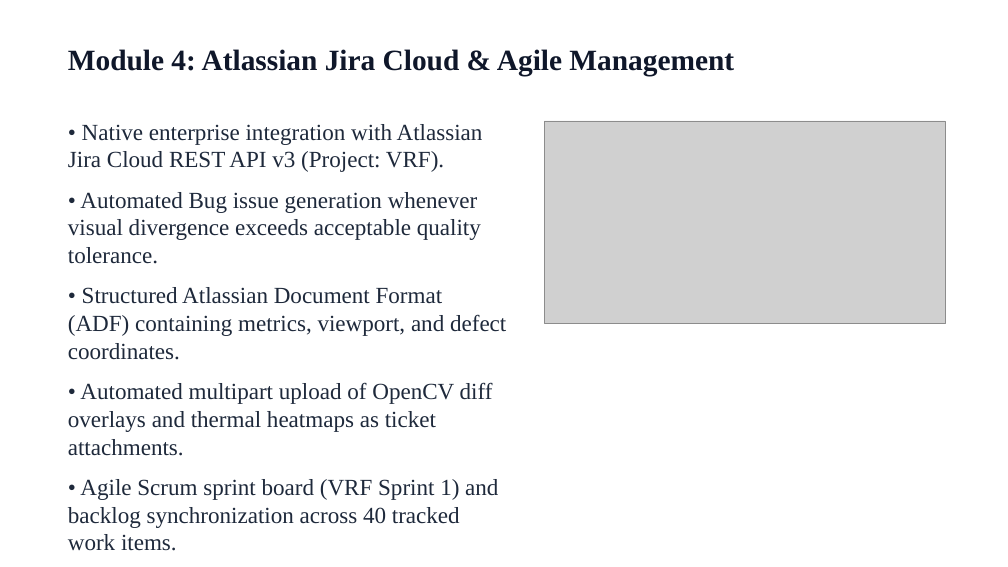
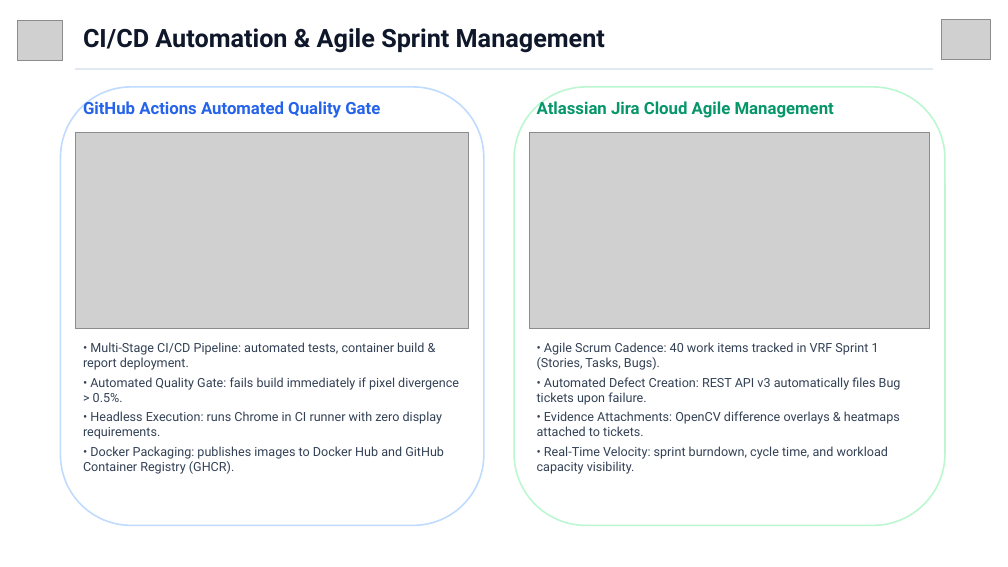
Before and after one commit to 192425155KVijayBhsakarReddy/Visual-Regression-Testing-Framework, a slide deck: slide 12 of Visual_Regression_Testing_Presentation.pptx. Drawn at 1008x567 pixels with LibreOffice and Linux fonts; fonts in the diff are those of the drawing; grey boxes stand for pictures. Boxes give left, top, right and bottom in pixels: in the first picture for what was removed or moved away, otherwise in the second. Text is boxed around its words. In the diff, an @@ line names an element or a change of style, - is before the commit and + after.

Commit message:
docs(presentation): combine 3 modules from SIMATS reference template with CI/CD benchmarks and Jira defect management into final 15-slide presentation

```diff
--- a/Visual_Regression_Testing_Presentation.pptx
+++ b/Visual_Regression_Testing_Presentation.pptx
@@ picture added at box(17, 20, 63, 60) @@
@@ text added at box(83, 28, 605, 53), 24 pt, text #0F172A, bold @@
+CI/CD Automation & Agile Sprint Management
@@ picture added at box(941, 20, 991, 60) @@
@@ rounded rectangle added at box(60, 87, 484, 526), fill #FFFFFF, outline #BFDBFE 1.5 pt @@
@@ rectangle added at box(76, 68, 932, 70), fill #E2E8F0, outline #E2E8F0 0.5 pt @@
@@ rounded rectangle added at box(514, 87, 945, 526), fill #FFFFFF, outline #BBF7D0 1.5 pt @@
@@ text added at box(83, 99, 380, 118), 16 pt, text #2563EB, bold @@
+GitHub Actions Automated Quality Gate
@@ text at box(537, 99, 834, 118): text changed; size 28 to 16 pt; font Times New Roman to Roboto; text colour #0F172A to #059669 @@
-Module 4: Atlassian Jira Cloud & Agile Management
+Atlassian Jira Cloud Agile Management
@@ text removed at box(68, 124, 506, 551) @@
-• Native enterprise integration with Atlassian Jira Cloud REST API v3 (Project: VRF).
-• Automated Bug issue generation whenever visual divergence exceeds acceptable quality tolerance.
-• Structured Atlassian Document Format (ADF) containing metrics, viewport, and defect coordinates.
-• Automated multipart upload of OpenCV diff overlays and thermal heatmaps as ticket attachments.
-• Agile Scrum sprint board (VRF Sprint 1) and backlog synchronization across 40 tracked work items.
@@ picture added at box(76, 132, 469, 329) @@
@@ picture: place and size @@
-picture at box(544, 121, 945, 324)
+picture at box(529, 132, 930, 329)
@@ text added at box(83, 342, 459, 474), 12 pt, text #334155 @@
+• Multi-Stage CI/CD Pipeline: automated tests, container build & report deployment.
+• Automated Quality Gate: fails build immediately if pixel divergence > 0.5%.
+• Headless Execution: runs Chrome in CI runner with zero display requirements.
+• Docker Packaging: publishes images to Docker Hub and GitHub Container Registry (GHCR).
@@ text added at box(537, 342, 901, 474), 12 pt, text #334155 @@
+• Agile Scrum Cadence: 40 work items tracked in VRF Sprint 1 (Stories, Tasks, Bugs).
+• Automated Defect Creation: REST API v3 automatically files Bug tickets upon failure.
+• Evidence Attachments: OpenCV difference overlays & heatmaps attached to tickets.
+• Real-Time Velocity: sprint burndown, cycle time, and workload capacity visibility.
```
Also in this commit, not shown: 3 other slides changed, 11 slides added, 11 slides removed.
